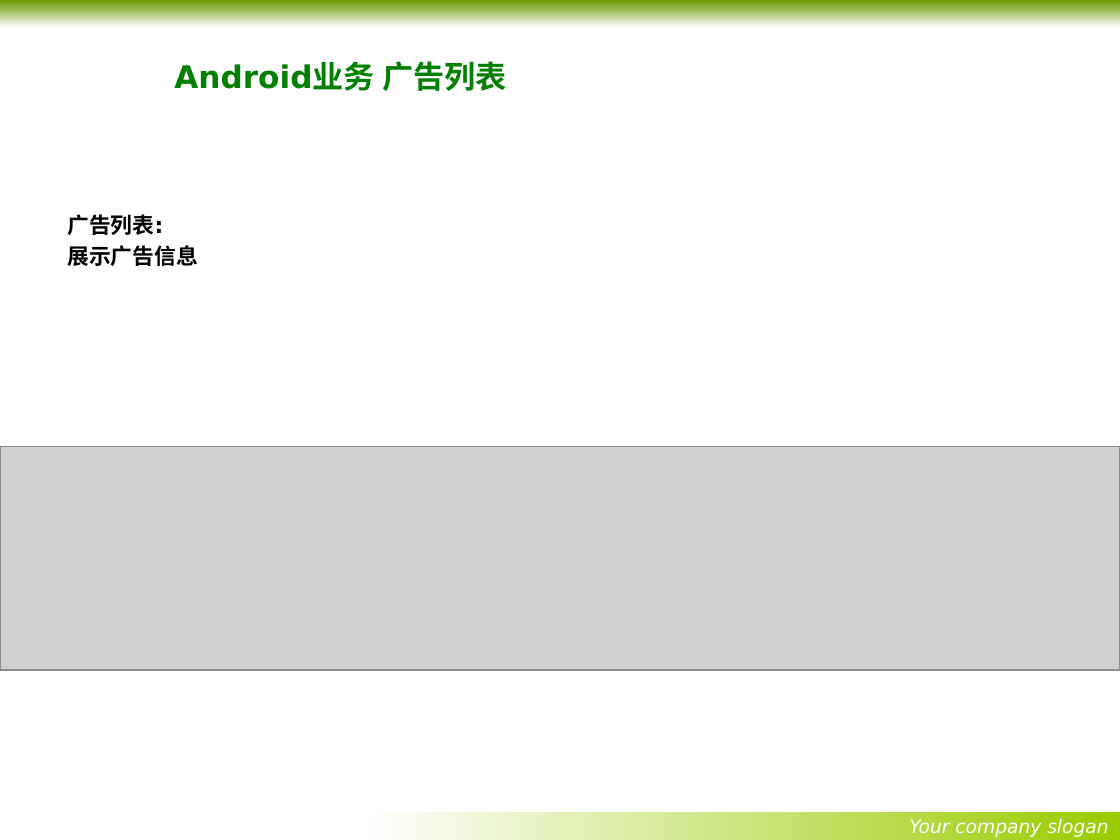
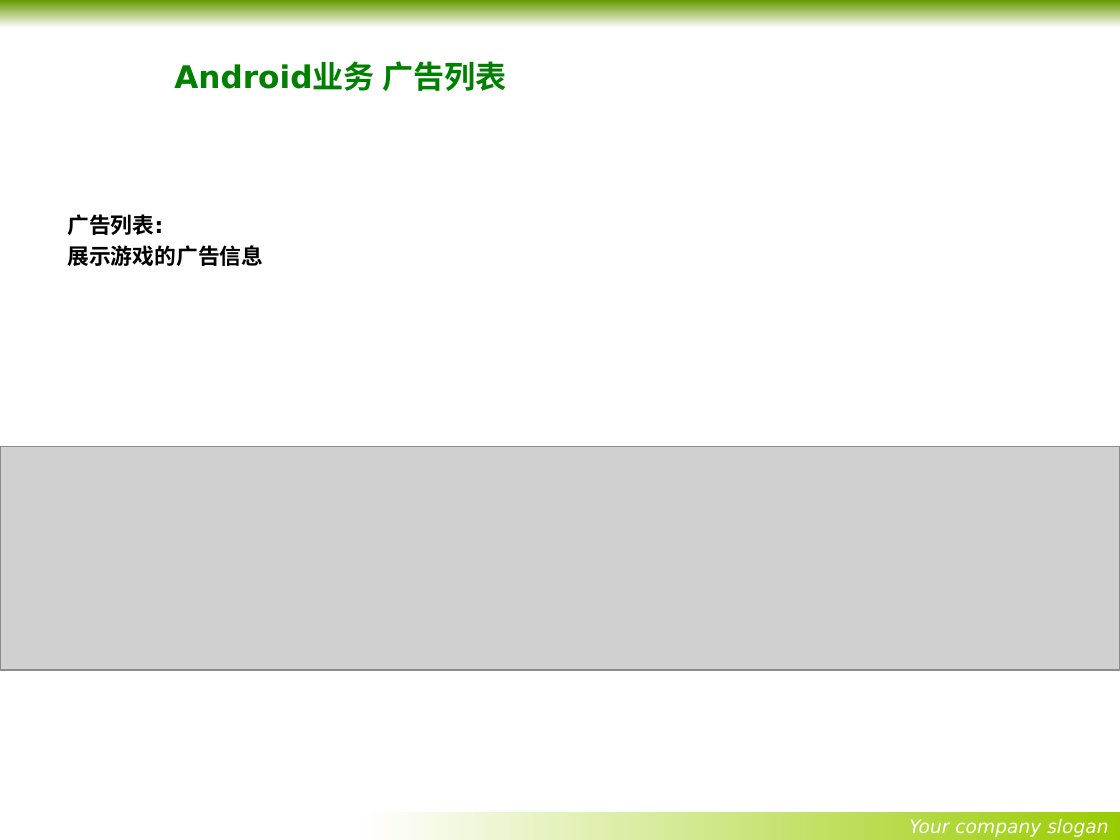
Before and after one commit to wangxiqunlucky/x-mind, a slide deck: slide 9 of youyun/优云项目讲解内容-最终正式版.pptx. Drawn at 1120x840 pixels with LibreOffice and Linux fonts; fonts in the diff are those of the drawing; grey boxes stand for pictures; background and template pictures are left out. Boxes give left, top, right and bottom in pixels: in the first picture for what was removed or moved away, otherwise in the second. Text is boxed around its words. In the diff, an @@ line names an element or a change of style, - is before the commit and + after.

Commit message:
2017年4月20日00:37:12
今晚如果没做,明天要做,国道android数据的游戏效果了.
当然android数据这块要重要查缺补漏.如果明天没空,先从游戏效果开始.

```diff
--- a/youyun/优云项目讲解内容-最终正式版.pptx
+++ b/youyun/优云项目讲解内容-最终正式版.pptx
@@ text at bbox=[67, 245, 263, 266]: text changed @@
-展示广告信息
+展示游戏的广告信息
```
Also in this commit, not shown: 1 other file.
